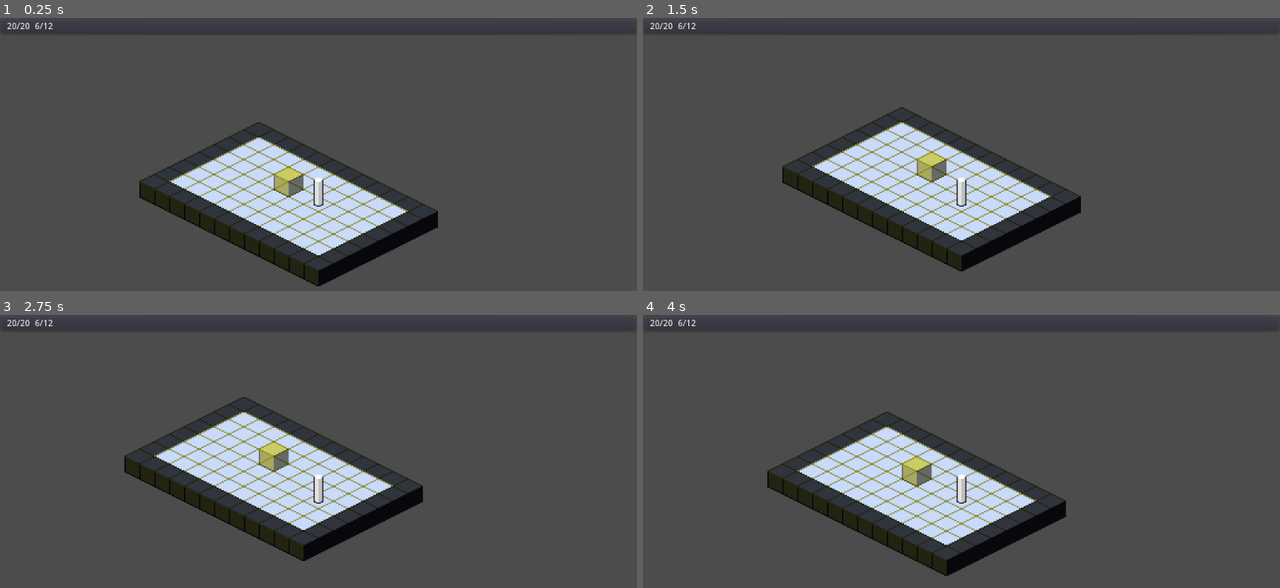
Above: before the commit, frames 1-4 (two rows, left to right).
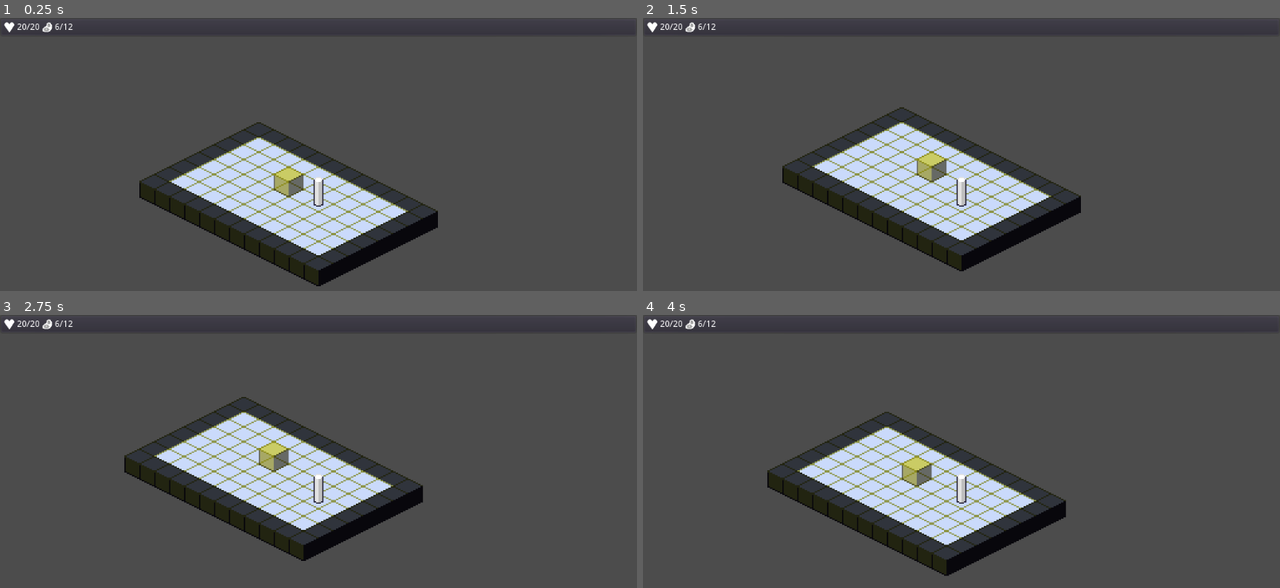
Above: after the commit, the same moments.

Repository: ZeeHatcher/project-forgotten
Game: Godot game, scene res://test.tscn
The game is run twice, just before and just after one commit, with the same random seed, the same clock (stepped at 60 frames per second) and the same inputs. This scene is started directly instead of the project's main scene.
Inputs:
- Up to frame 1 (0.25 s): no input
- Up to frame 2 (1.5 s): tap Enter at 0.5 s; hold D (move_right) 0.53-1.28 s; tap Space (ui_select) at 0.77, 1.25 s; hold S (move_down) from 1.28 s (still down)
- Up to frame 3 (2.75 s): tap Space (ui_select) at 1.52 s; tap Enter at 2 s; release S (move_down) at 2.03 s; hold D (move_right) from 2.03 s (still down)
- Up to frame 4 (4 s): tap Space (ui_select) at 2.75, 3.02, 3.77 s; release D (move_right) at 2.78 s; hold W (move_up) 2.78-3.53 s; tap Enter at 3.5 s; hold A (move_left) from 3.53 s (still down)

The runs differ from the first frame. In frame 1, 0.2% of the frame differs, in the area x 0-12%, y 1-6%; in frame 2, 0.2%; in frame 3, 0.2%; in frame 4, 0.2%.

Commit message:
feat: placeholder icons

Diff:
--- a/ui/counter/counter.tscn
+++ b/ui/counter/counter.tscn
@@ -1,18 +1,22 @@
-[gd_scene load_steps=2 format=2]
+[gd_scene load_steps=3 format=2]
 
 [ext_resource path="res://ui/counter/counter.gd" type="Script" id=1]
+[ext_resource path="res://assets/placeholder_heart.png" type="Texture" id=2]
 
 [node name="Counter" type="HBoxContainer"]
-margin_right = 40.0
-margin_bottom = 40.0
 script = ExtResource( 1 )
 
 [node name="Icon" type="TextureRect" parent="."]
-margin_bottom = 40.0
+margin_right = 16.0
+margin_bottom = 16.0
+rect_min_size = Vector2( 16, 16 )
+size_flags_vertical = 4
+texture = ExtResource( 2 )
+expand = true
 
 [node name="Label" type="Label" parent="."]
-margin_left = 4.0
-margin_top = 13.0
-margin_right = 41.0
-margin_bottom = 27.0
+margin_left = 20.0
+margin_top = 1.0
+margin_right = 57.0
+margin_bottom = 15.0
 text = "12/24"
--- a/ui/top_bar/top_bar.tscn
+++ b/ui/top_bar/top_bar.tscn
@@ -1,9 +1,11 @@
-[gd_scene load_steps=5 format=2]
+[gd_scene load_steps=7 format=2]
 
 [ext_resource path="res://ui/top_bar/top_bar.gd" type="Script" id=1]
 [ext_resource path="res://ui/counter/counter.tscn" type="PackedScene" id=2]
 [ext_resource path="res://resources/player_health.tres" type="Resource" id=3]
 [ext_resource path="res://resources/player_food.tres" type="Resource" id=4]
+[ext_resource path="res://assets/placeholder_steak.png" type="Texture" id=5]
+[ext_resource path="res://assets/placeholder_heart.png" type="Texture" id=6]
 
 [node name="TopBar" type="PanelContainer"]
 anchor_right = 1.0
@@ -15,15 +17,17 @@
 margin_left = 7.0
 margin_top = 7.0
 margin_right = 1017.0
-margin_bottom = 21.0
+margin_bottom = 23.0
 
 [node name="HealthCounter" parent="HBoxContainer" instance=ExtResource( 2 )]
 unique_name_in_owner = true
-margin_right = 41.0
-margin_bottom = 14.0
+margin_right = 57.0
+margin_bottom = 16.0
+icon_texture = ExtResource( 6 )
 
 [node name="FoodCounter" parent="HBoxContainer" instance=ExtResource( 2 )]
 unique_name_in_owner = true
-margin_left = 45.0
-margin_right = 86.0
-margin_bottom = 14.0
+margin_left = 61.0
+margin_right = 118.0
+margin_bottom = 16.0
+icon_texture = ExtResource( 5 )
Binary file added: assets/placeholder_heart.png
Not shown, added: assets/placeholder_heart.png.import
Binary file added: assets/placeholder_steak.png
Not shown, added: assets/placeholder_steak.png.import
